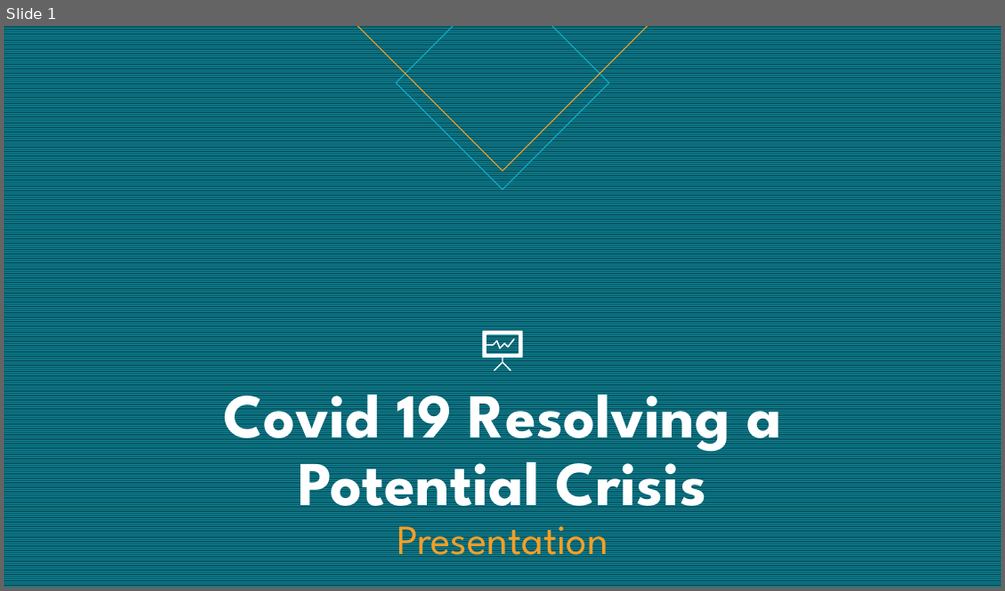
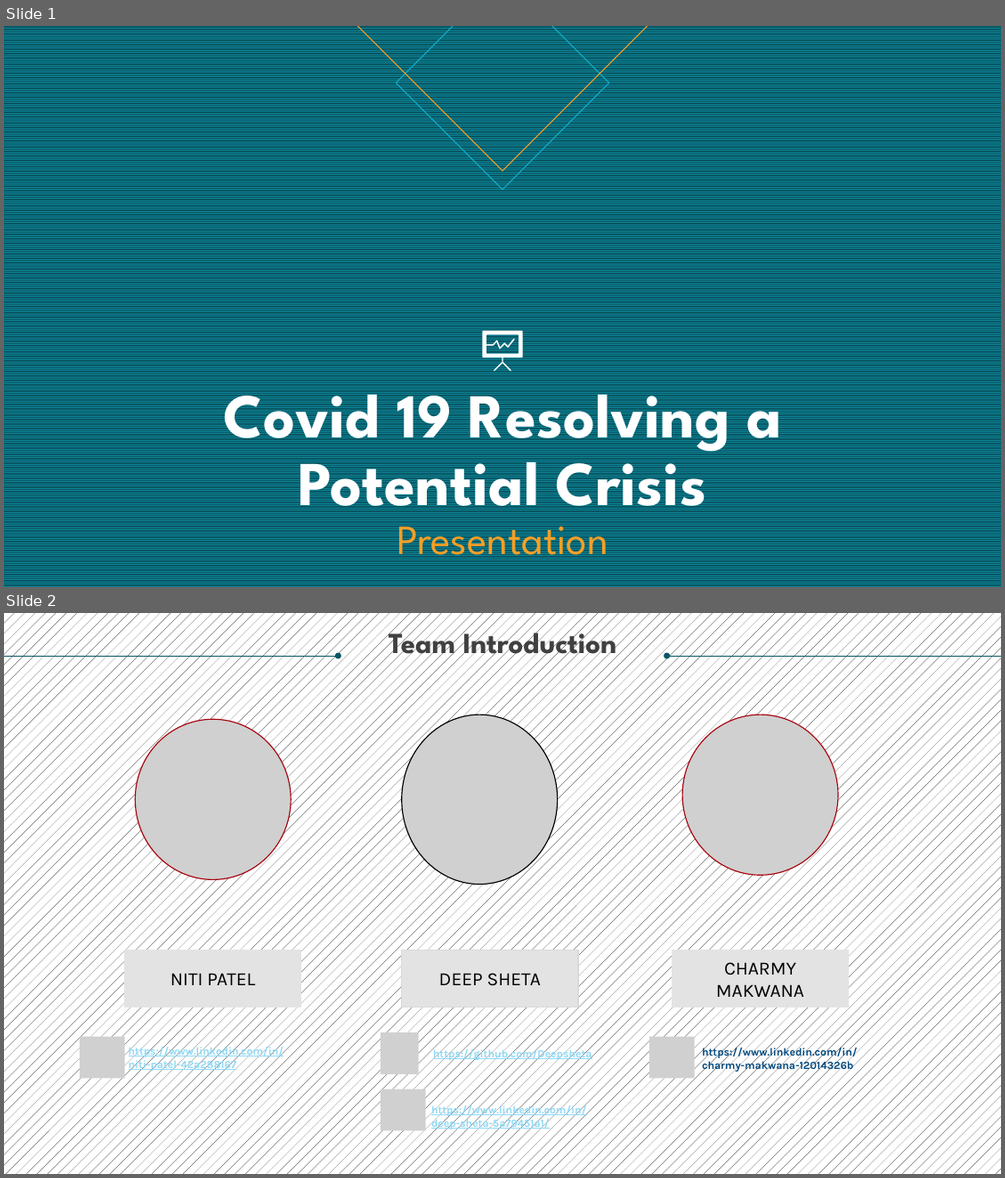
Before and after one commit to Deepsheta/Covid--19-descriptive-Analysis-for-resolving-a-potential-crisis, a slide deck: Covid 19 Resolving a Potential Crisis.pptx. Shown one above the other, each under a label of ours: slide 1 before the commit, slides 1 and 2 after it. The pictures are 1005x591 and 1005x1178 pixels, drawn with LibreOffice and Linux fonts; fonts in the diff are those of the drawing; grey boxes stand for pictures. Boxes give left, top, right and bottom in pixels: in the first picture for what was removed or moved away, otherwise in the second. Text is boxed around its words. In the diff, an @@ line names an element or a change of style, - is before the commit and + after.

```diff
--- a/Covid 19 Resolving a Potential Crisis.pptx
+++ b/Covid 19 Resolving a Potential Crisis.pptx
@@ slide 2 added at (4,613,1001,1174), background pattern #000000 on #FFFFFF @@
@@ text added at (388,624,617,663), 28 pt, text #404040, bold @@
+Team Introduction
@@ arrow added from (4, 656) to (339, 656), #085764 0.5 pt @@
@@ arrow added from (1001, 656) to (666, 656), #085764 0.5 pt @@
@@ picture added at (135,719,291,879) @@
@@ picture added at (402,714,558,884) @@
@@ picture added at (682,714,838,875) @@
@@ rectangle added at (124,950,301,1007), fill #E3E3E3, outline #E3E3E3 1 pt, 18 pt, text #000000 @@
+NITI PATEL
@@ rectangle added at (402,950,578,1007), fill #E3E3E3, outline #D9D9D9 1 pt, 18 pt, text #000000 @@
+DEEP SHETA
@@ rectangle added at (672,950,849,1007), fill #E3E3E3, outline #E3E3E3 1 pt, 18 pt, text #000000 @@
+CHARMY MAKWANA
@@ picture added at (80,1037,124,1078) @@
@@ picture added at (380,1032,418,1074) @@
@@ picture added at (649,1037,695,1078) @@
@@ text added at (129,1045,284,1071), 10.5 pt, text #8ED9F6, bold, underline @@
+https://www.linkedin.com/in/niti-patel-42a288167
@@ text added at (433,1047,592,1061), 10.5 pt, text #8ED9F6, bold, underline @@
+https://github.com/Deepsheta
@@ text added at (702,1046,858,1072), 10.5 pt, text #00497F, bold @@
+https://www.linkedin.com/in/charmy-makwana-12014326b
@@ picture added at (380,1088,425,1130) @@
@@ text added at (431,1103,587,1130), 10.5 pt, text #8ED9F6, bold, underline @@
+https://www.linkedin.com/in/deep-sheta-5a79451a1/
```
Also in this commit, not shown: 2 slides changed, 1 other slide added, 1 slide removed.
